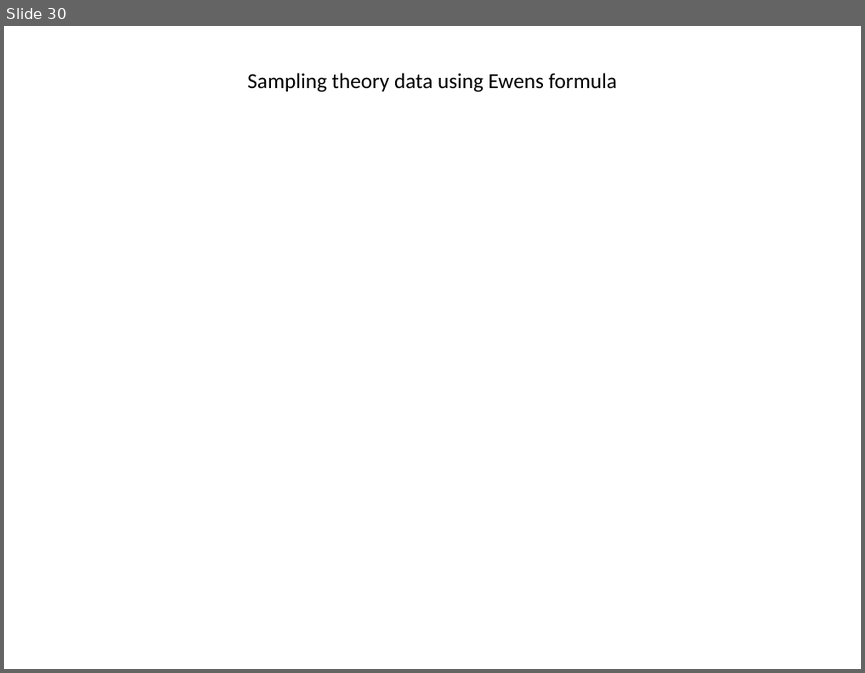
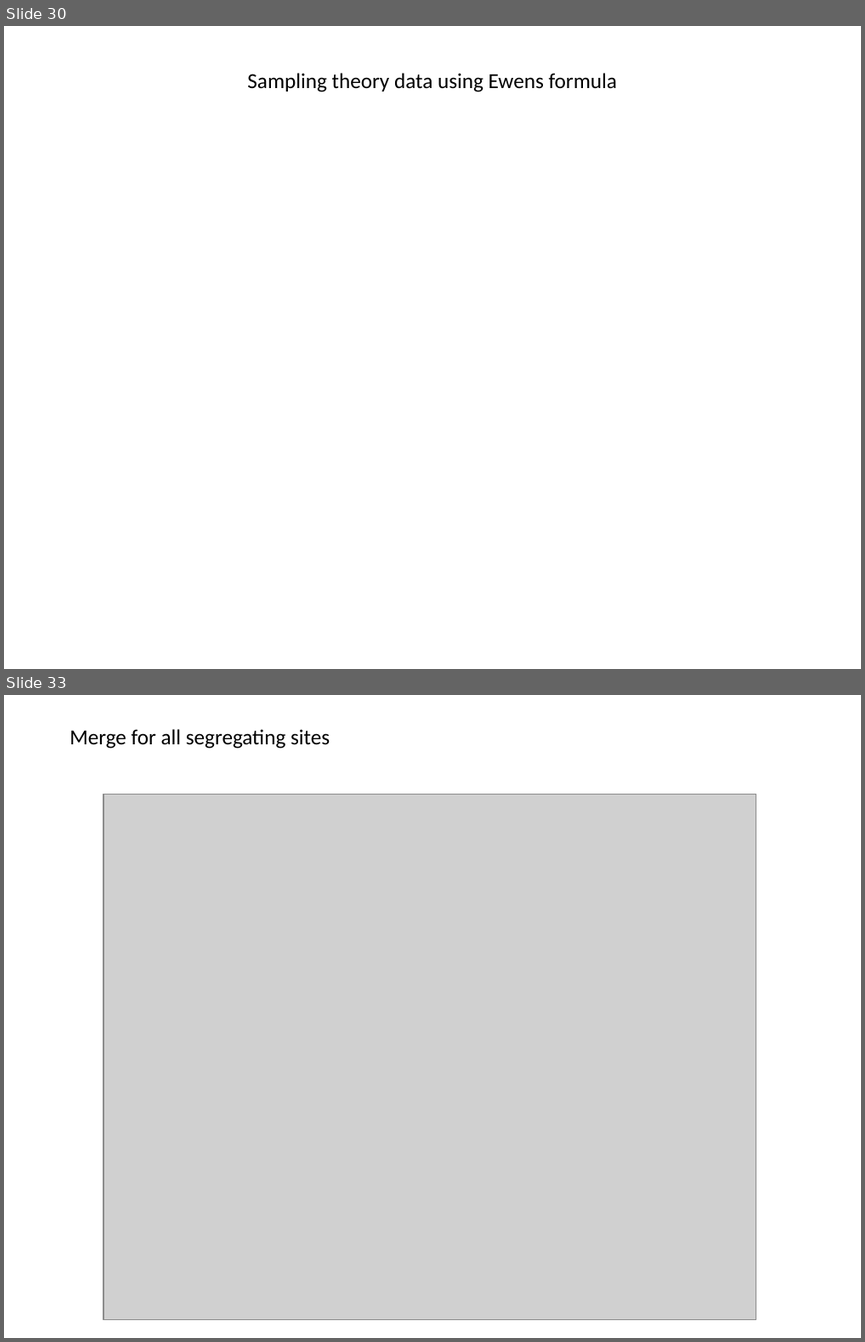
Before and after one commit to WaresLab/QuBar, a slide deck: ppt/Thoughts and plots.pptx. Shown one above the other, each under a label of ours: slide 30 before the commit, slides 30 and 33 after it; the slides between them are not shown. The pictures are 865x673 and 865x1342 pixels, drawn with LibreOffice and Linux fonts; fonts in the diff are those of the drawing; grey boxes stand for pictures. Boxes give left, top, right and bottom in pixels: in the first picture for what was removed or moved away, otherwise in the second. Text is boxed around its words. In the diff, an @@ line names an element or a change of style, - is before the commit and + after.

Commit message:
working in new QuBar version
I incorporated the new Wakeley data and generated new plots, adding a
section to select haplotypes and segregating sites with quantiles

```diff
--- a/ppt/Thoughts and plots.pptx
+++ b/ppt/Thoughts and plots.pptx
@@ slide 33 added at (4, 695, 861, 1338), background #FFFFFF @@
@@ text added at (69, 729, 330, 749), 18 pt, text #000000 @@
+Merge for all segregating sites
@@ picture added at (103, 794, 756, 1320) @@
```
Also in this commit, not shown: 5 other slides added, 16 other files.
